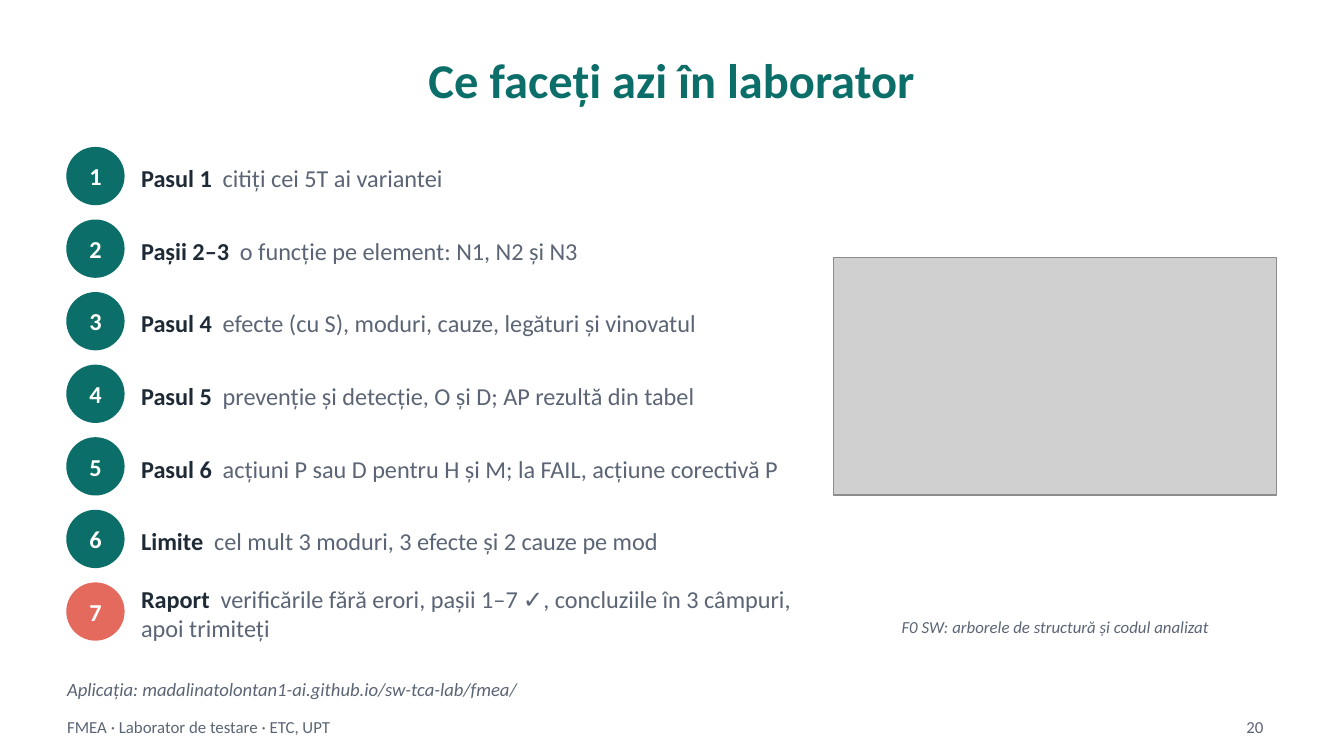
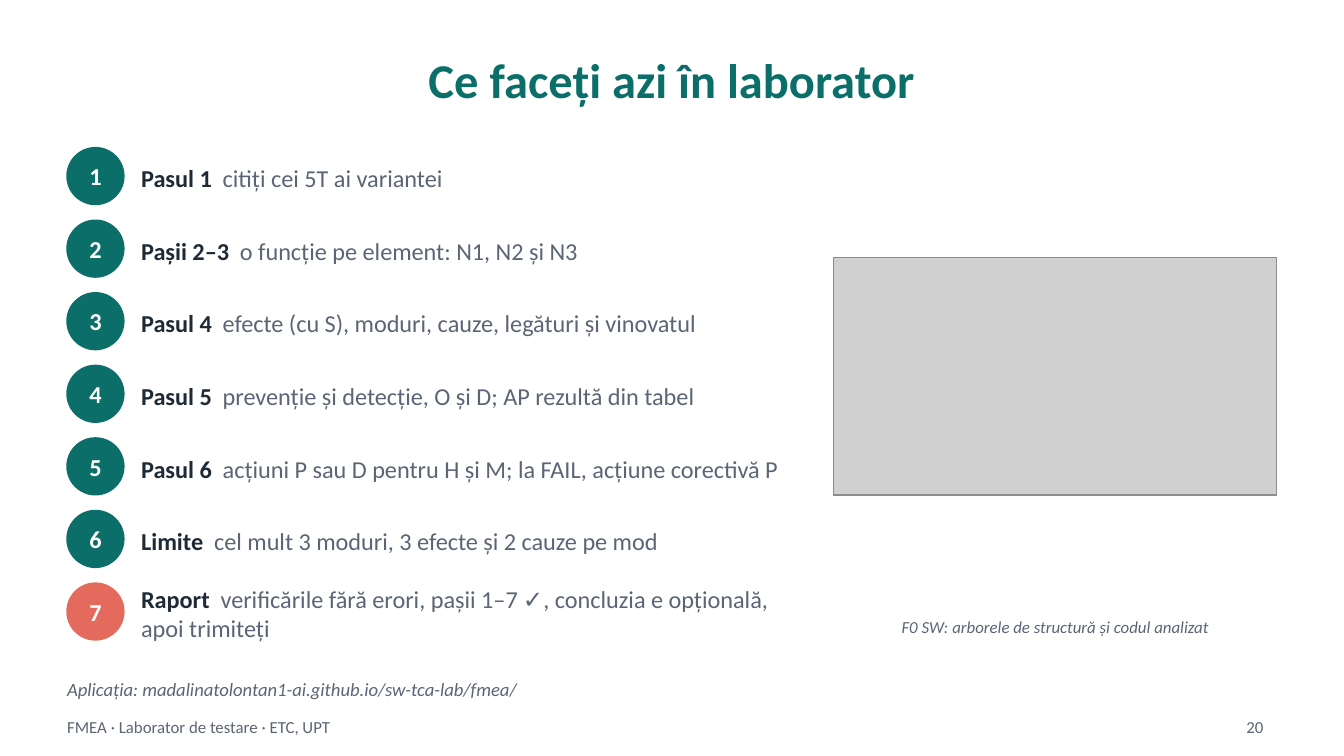
Before and after one commit to madalinatolontan1-ai/sw-tca-lab, a slide deck: slide 20 of materials/fmea_deck_src/FMEA_curs_RO_draft.pptx. Drawn at 1344x756 pixels with LibreOffice and Linux fonts; fonts in the diff are those of the drawing; grey boxes stand for pictures. Boxes give left, top, right and bottom in pixels: in the first picture for what was removed or moved away, otherwise in the second. Text is boxed around its words. In the diff, an @@ line names an element or a change of style, - is before the commit and + after.

```diff
--- a/materials/fmea_deck_src/FMEA_curs_RO_draft.pptx
+++ b/materials/fmea_deck_src/FMEA_curs_RO_draft.pptx
@@ text at (x1=141, y1=591, x2=768, y2=642): text changed @@
-Raport verificările fără erori, pașii 1–7 ✓, concluziile în 3 câmpuri, apoi trimiteți
+Raport verificările fără erori, pașii 1–7 ✓, concluzia e opțională, apoi trimiteți
```
Also in this commit, not shown: 12 other files.
